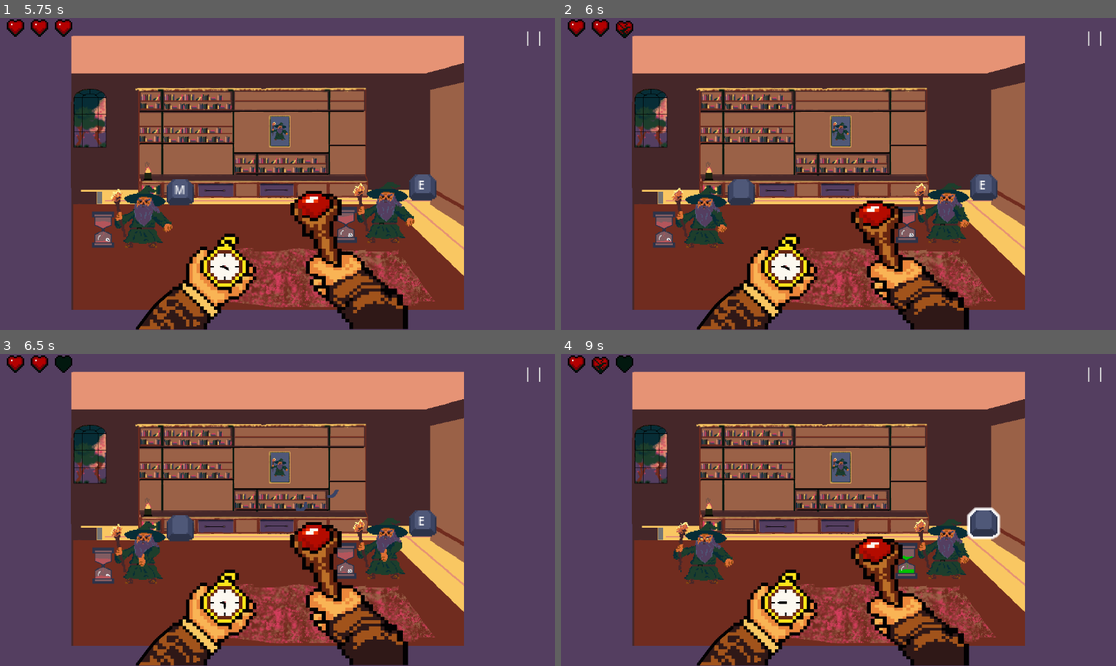
Above: before the commit, frames 1-4 (two rows, left to right).
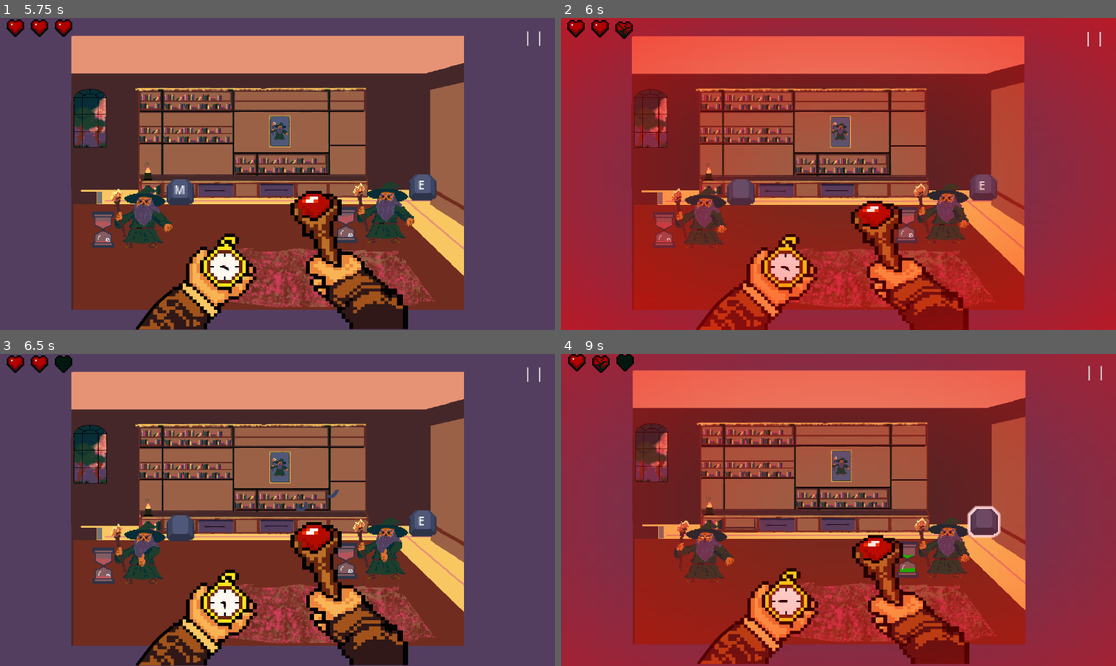
Above: after the commit, the same moments.

Repository: Tissmax/GMTK2026
Game: Godot game, scene res://scenes/game_controller.tscn
Two runs of this game, one before a commit and one after it. Both use one fixed random seed, a clock stepped at 60 frames per second and the inputs below.
Inputs:
- Up to frame 1 (5.75 s): click "Play" at 0.5 s; click "| |" at 1.25 s; click "Resume" at 2 s; click "| |" at 2.75 s; click "Resume" at 3.5 s; click "| |" at 4.25 s; click "Resume" at 5 s
- Up to frame 2 (6 s): tap Enter at 5.75 s
- Up to frame 3 (6.5 s): no input
- Up to frame 4 (9 s): no input

Frame 1 is identical in both runs. In frame 2, 86% of the frame differs, in the area x 0-100%, y 0-100%; in frame 3, 1.1%; in frame 4, 83%.

Commit message:
Invulnérabilité du joueur

Diff:
--- a/gmtk-2026/entities/ennemy.gd
+++ b/gmtk-2026/entities/ennemy.gd
@@ -26,7 +26,7 @@
 
 # supprime ennemie
 func _enemy_timeout():
-	EnnemyManager.failed_to_kill.emit()
+	damage_player()
 	animation_player.play("quit")
 	kill_ennemy()
 
@@ -43,6 +43,7 @@
 		animation_player.play("death")
 		EnnemyManager.player_anim_hit.emit(false)
 	else:
+		damage_player()
 		animation_player.play("quit")
 		flop.play()
 
@@ -73,3 +74,8 @@
 	if shader:
 		shader.set_shader_parameter("new_color", data.color)
 		shader.set_shader_parameter("new_shadow", data.shadow)
+
+func damage_player():
+	if EnnemyManager.can_lose_health:
+		EnnemyManager.failed_to_kill.emit()
+		EnnemyManager.trigger_invulnerability(1)
--- a/gmtk-2026/entities/player.gd
+++ b/gmtk-2026/entities/player.gd
@@ -2,12 +2,18 @@
 @onready var health_bar: HBoxContainer = $HealthBar
 @onready var animation_player_staff: AnimationPlayer = $Arms/Staff/AnimationPlayerStaff
 @onready var animation_player_clock: AnimationPlayer = $Arms/Clock/AnimationPlayerClock
+@onready var hit_indicator: TextureRect = $HitIndicator
+@onready var camera_2d: Camera2D = $Camera2D
 
 
 var lifes: int = 3
 var score: int
 
 func lose_hp(amount: int):
+	var tween = create_tween()
+	tween.tween_property(hit_indicator, "modulate", Color(255,255,255,1),0.25)
+	tween.tween_property(hit_indicator, "modulate", Color(255,255,255,0),0.25)
+	camera_2d.shake()
 	lifes -= amount
 	health_bar.loose_hp()
 
--- /dev/null
+++ b/gmtk-2026/entities/player.gdshader
@@ -0,0 +1,50 @@
+shader_type canvas_item;
+
+uniform float radius = 1.0;
+uniform float speed : hint_range(0.0, 10.0) = 1.0;
+uniform vec4 effect_color : source_color = vec4(0.251, 0.0, 0.0, 1.0);
+
+float snoise(vec3 uv, float res)
+{
+    const vec3 s = vec3(1e0, 1e2, 1e3);
+    uv *= res;
+
+    vec3 uv0 = floor(mod(uv, res)) * s;
+    vec3 uv1 = floor(mod(uv + vec3(1.0), res)) * s;
+
+    vec3 f = fract(uv);
+    f = f * f * (3.0 - 2.0 * f);
+
+    vec4 v = vec4(uv0.x + uv0.y + uv0.z, uv1.x + uv0.y + uv0.z,
+                  uv0.x + uv1.y + uv0.z, uv1.x + uv1.y + uv0.z);
+
+    vec4 r = fract(sin(v * 1e-1) * 1e3);
+    float r0 = mix(mix(r.x, r.y, f.x), mix(r.z, r.w, f.x), f.y);
+
+    r = fract(sin((v + uv1.z - uv0.z) * 1e-1) * 1e3);
+    float r1 = mix(mix(r.x, r.y, f.x), mix(r.z, r.w, f.x), f.y);
+
+    return mix(r0, r1, f.z) * 2.0 - 1.0;
+}
+
+void fragment()
+{
+    // Usar UV para escalar el efecto al ColorRect
+    vec2 p = (UV - 0.5) * radius; // Normalizar a [-1, 1]
+
+    float color = 3.0 - (3.0 * length(2.0 * p));
+
+    vec3 coord = vec3(atan(p.x, p.y) / 6.2832 + 0.5, length(p) * 0.4, 0.5);
+
+    float time = -TIME / speed;
+    for (int i = 1; i <= 7; i++)
+    {
+        float power = pow(2.0, float(i));
+        color += (1.5 / power) * snoise(coord + vec3(0.0, -time * 0.05, time * 0.01), power * 16.0);
+    }
+
+    // Ajustar transparencia: fuego transparente, bordes opacos
+    float alpha = 1.0 - smoothstep(effect_color.a, 1.0, color);
+
+    COLOR = vec4(color - (1.0 - effect_color.r), color - (1.0 - effect_color.g), color - (1.0 - effect_color.b), alpha);
+}
--- a/gmtk-2026/entities/player.tscn
+++ b/gmtk-2026/entities/player.tscn
@@ -2,9 +2,10 @@
 
 [ext_resource type="Script" uid="uid://dd81rrqlokakn" path="res://entities/player.gd" id="1_merdl"]
 [ext_resource type="Script" uid="uid://cyu6myqr6v1pi" path="res://entities/health_bar.gd" id="2_e4p34"]
-[ext_resource type="PackedScene" uid="uid://7ui5kl1fgktb" path="res://scenes/heart_bar.tscn" id="3_rfe5m"]
+[ext_resource type="PackedScene" path="res://scenes/heart_bar.tscn" id="3_rfe5m"]
 [ext_resource type="Texture2D" uid="uid://d1fuukrmits3x" path="res://assets/hand_staff.png" id="4_qly61"]
 [ext_resource type="Texture2D" uid="uid://dhvlgmphuvf3d" path="res://assets/ticking_clock.png" id="5_qsoyl"]
+[ext_resource type="Script" uid="uid://efycfcmtv77q" path="res://entities/screen_shake.gd" id="6_qsoyl"]
 
 [sub_resource type="Animation" id="Animation_qly61"]
 resource_name = "HitStaff"
@@ -109,27 +110,18 @@
 &"Tik": SubResource("Animation_ef06p")
 }
 
+[sub_resource type="ShaderMaterial" id="ShaderMaterial_qsoyl"]
+
+[sub_resource type="Gradient" id="Gradient_qly61"]
+colors = PackedColorArray(0, 0, 0, 0, 0.84313726, 0, 0, 0.61960787)
+
+[sub_resource type="GradientTexture2D" id="GradientTexture2D_qsoyl"]
+gradient = SubResource("Gradient_qly61")
+fill = 1
+fill_from = Vector2(0.5, 0.5)
+
 [node name="Player" type="Node2D" unique_id=135027150]
 script = ExtResource("1_merdl")
-
-[node name="HealthBar" type="HBoxContainer" parent="." unique_id=173473256]
-offset_left = 56.0
-offset_top = 38.0
-offset_right = 96.0
-offset_bottom = 78.0
-script = ExtResource("2_e4p34")
-
-[node name="HeartBar" parent="HealthBar" unique_id=1065513348 instance=ExtResource("3_rfe5m")]
-position = Vector2(-24, -17)
-scale = Vector2(3, 3)
-
-[node name="HeartBar2" parent="HealthBar" unique_id=1425130079 instance=ExtResource("3_rfe5m")]
-position = Vector2(26, -17)
-scale = Vector2(3, 3)
-
-[node name="HeartBar3" parent="HealthBar" unique_id=1611787625 instance=ExtResource("3_rfe5m")]
-position = Vector2(76, -17)
-scale = Vector2(3, 3)
 
 [node name="Arms" type="Node2D" parent="." unique_id=1263927926]
 position = Vector2(861, 481)
@@ -153,3 +145,35 @@
 
 [node name="AnimationPlayerClock" type="AnimationPlayer" parent="Arms/Clock" unique_id=1873531043]
 libraries/ = SubResource("AnimationLibrary_x08pd")
+
+[node name="HitIndicator" type="TextureRect" parent="." unique_id=1001065213]
+modulate = Color(1, 1, 1, 0)
+material = SubResource("ShaderMaterial_qsoyl")
+offset_top = -1.0
+offset_right = 1159.0
+offset_bottom = 652.0
+texture = SubResource("GradientTexture2D_qsoyl")
+
+[node name="HealthBar" type="HBoxContainer" parent="." unique_id=173473256]
+offset_left = 56.0
+offset_top = 38.0
+offset_right = 96.0
+offset_bottom = 78.0
+script = ExtResource("2_e4p34")
+
+[node name="HeartBar" parent="HealthBar" unique_id=1065513348 instance=ExtResource("3_rfe5m")]
+position = Vector2(-24, -17)
+scale = Vector2(3, 3)
+
+[node name="HeartBar2" parent="HealthBar" unique_id=1425130079 instance=ExtResource("3_rfe5m")]
+position = Vector2(26, -17)
+scale = Vector2(3, 3)
+
+[node name="HeartBar3" parent="HealthBar" unique_id=1611787625 instance=ExtResource("3_rfe5m")]
+position = Vector2(76, -17)
+scale = Vector2(3, 3)
+
+[node name="Camera2D" type="Camera2D" parent="." unique_id=571710139]
+position = Vector2(576, 324)
+script = ExtResource("6_qsoyl")
+strength = 25.0
--- /dev/null
+++ b/gmtk-2026/entities/screen_shake.gd
@@ -0,0 +1,17 @@
+extends Camera2D
+
+
+@export var duration: float = 0.5
+@export var strength: float = 50.0
+var tw: Tween = null
+
+func shake():
+	var base_offset = offset
+	if tw: tw.kill()
+	tw = get_tree().create_tween()
+	tw.tween_method(func (delay: float):
+		var movement = Vector2(
+			randf_range(-1.0, 1.0), randf_range(-1.0, 1.0) * strength * delay
+			)
+		offset = base_offset + movement, 1.0, 0.0, duration
+		)
--- a/gmtk-2026/systeme/EnnemyManager.gd
+++ b/gmtk-2026/systeme/EnnemyManager.gd
@@ -38,7 +38,7 @@
 		for k in keys:
 			keys_flat.append_array(k)
 
-		_trigger_invulnerability(1)
+		trigger_invulnerability(1)
 
 		var touche = to_array(event.as_text_key_label())
 		if ennemies.has(touche):
@@ -64,7 +64,7 @@
 	ennemy.position = point.position
 	spawn_points.erase(point)
 
-func _trigger_invulnerability(time_in_seconds: float):
+func trigger_invulnerability(time_in_seconds: float):
 	can_lose_health = false
 	await get_tree().create_timer(time_in_seconds).timeout
 	can_lose_health = true
Not shown, added: gmtk-2026/entities/player.gdshader.uid
Not shown, added: gmtk-2026/entities/screen_shake.gd.uid
